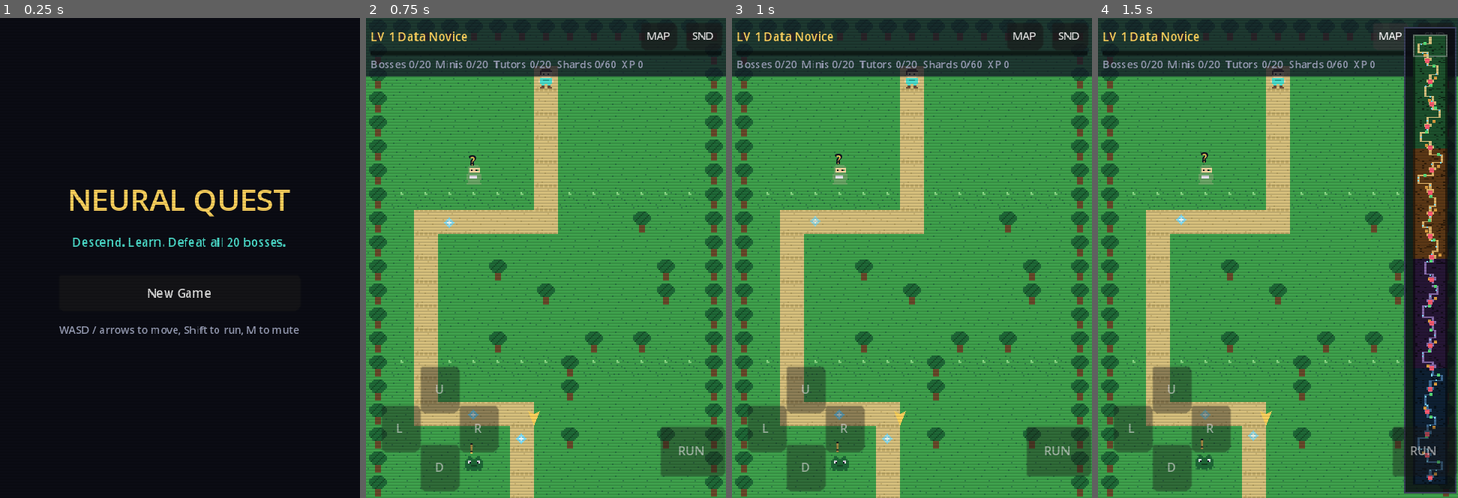
Above: before the commit, frames 1-4 (left to right).
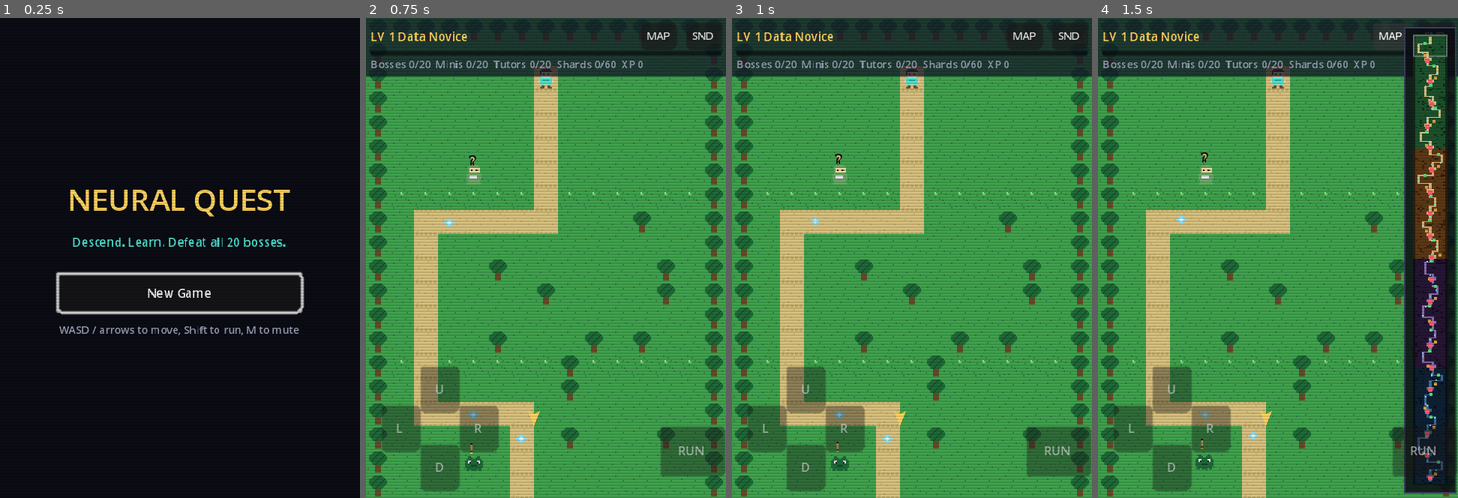
Above: after the commit, the same moments.

Repository: danieltalbert/danieltalbert
Game: Godot game, scene res://scenes/main.tscn
Two runs of this game, one before a commit and one after it. Both use one fixed random seed, a clock stepped at 60 frames per second and the inputs below.
Inputs:
- Up to frame 1 (0.25 s): no input
- Up to frame 2 (0.75 s): click "New Game" at 0.5 s
- Up to frame 3 (1 s): no input
- Up to frame 4 (1.5 s): click "MAP" at 1.25 s

The runs differ from the first frame. In frame 1, 1.5% of the frame differs, in the area x 15-85%, y 52-62%; in frame 2, nothing differs; in frame 3, nothing differs; in frame 4, nothing differs.

Commit message:
Neural Quest: gamepad support and focus polish
Left stick and dpad movement, A confirm, B back, X or right shoulder
sprint, Y minimap. Panels, title, and victory screens now grab focus
on open so keyboard arrows and gamepads can navigate every button.

Co-Authored-By: Claude Fable 5 <noreply@anthropic.com>
Claude-Session: https://claude.ai/code/session_01WW4vMXx2J1G5UnBsoNkFKe

Diff:
--- a/neural-quest/autoload/content_db.gd
+++ b/neural-quest/autoload/content_db.gd
@@ -104,3 +104,29 @@
 		var ev := InputEventKey.new()
 		ev.physical_keycode = k
 		InputMap.action_add_event(action, ev)
+	_add_gamepad(action)
+
+
+## Gamepad bindings: left stick and dpad move, A confirms, B backs out,
+## X or right shoulder sprints, Y toggles the minimap.
+func _add_gamepad(action: String) -> void:
+	var axes := {
+		"move_up": [JOY_AXIS_LEFT_Y, -1.0], "move_down": [JOY_AXIS_LEFT_Y, 1.0],
+		"move_left": [JOY_AXIS_LEFT_X, -1.0], "move_right": [JOY_AXIS_LEFT_X, 1.0],
+	}
+	var buttons := {
+		"move_up": [JOY_BUTTON_DPAD_UP], "move_down": [JOY_BUTTON_DPAD_DOWN],
+		"move_left": [JOY_BUTTON_DPAD_LEFT], "move_right": [JOY_BUTTON_DPAD_RIGHT],
+		"sprint": [JOY_BUTTON_X, JOY_BUTTON_RIGHT_SHOULDER],
+		"ui_confirm": [JOY_BUTTON_A], "ui_back": [JOY_BUTTON_B],
+		"toggle_map": [JOY_BUTTON_Y],
+	}
+	if axes.has(action):
+		var m := InputEventJoypadMotion.new()
+		m.axis = axes[action][0]
+		m.axis_value = axes[action][1]
+		InputMap.action_add_event(action, m)
+	for b in buttons.get(action, []):
+		var ev := InputEventJoypadButton.new()
+		ev.button_index = b
+		InputMap.action_add_event(action, ev)
--- a/neural-quest/scenes/quiz_panel.gd
+++ b/neural-quest/scenes/quiz_panel.gd
@@ -190,6 +190,7 @@
 	visible = true
 	get_tree().paused = true
 	Sfx.play("panel_open")
+	_buttons[0].grab_focus()
 	_panel.scale = Vector2(0.7, 0.7)
 	var tw := create_tween()
 	tw.tween_property(_panel, "scale", Vector2.ONE, 0.18) \
@@ -254,6 +255,7 @@
 		_feedback.text = "Correct!  +%d XP" % gained
 	_feedback.add_theme_color_override("font_color", GREEN)
 	_close_btn.text = "Continue"
+	_close_btn.grab_focus()
 
 
 func _handle_wrong(i: int) -> void:
@@ -270,6 +272,7 @@
 		_feedback.text = "The Glitch escapes! The answer glows green."
 		_feedback.add_theme_color_override("font_color", RED)
 		_close_btn.text = "Continue"
+		_close_btn.grab_focus()
 	else:
 		_buttons[i].disabled = true
 		_buttons[i].modulate = RED
--- a/neural-quest/scenes/title_screen.gd
+++ b/neural-quest/scenes/title_screen.gd
@@ -58,6 +58,11 @@
 	var new_btn := _button("New Game (erase save)" if GameState.has_save() else "New Game")
 	new_btn.pressed.connect(func(): start_game.emit(true))
 	vbox.add_child(new_btn)
+	# Focus the safest default so gamepad and keyboard can navigate.
+	if GameState.has_save():
+		(vbox.get_child(3) as Button).grab_focus()
+	else:
+		new_btn.grab_focus()
 
 	var help := Label.new()
 	help.text = "WASD / arrows to move, Shift to run, M to mute"
--- a/neural-quest/scenes/tutor_panel.gd
+++ b/neural-quest/scenes/tutor_panel.gd
@@ -97,6 +97,7 @@
 	visible = true
 	get_tree().paused = true
 	Sfx.play("panel_open")
+	_next_btn.grab_focus()
 	_panel.scale = Vector2(0.7, 0.7)
 	var tw := create_tween()
 	tw.tween_property(_panel, "scale", Vector2.ONE, 0.18) \
--- a/neural-quest/scenes/victory_screen.gd
+++ b/neural-quest/scenes/victory_screen.gd
@@ -59,6 +59,7 @@
 	btn.add_theme_font_size_override("font_size", 8)
 	btn.pressed.connect(_close)
 	vbox.add_child(btn)
+	btn.grab_focus()
 
 	Sfx.play("fanfare")
 
